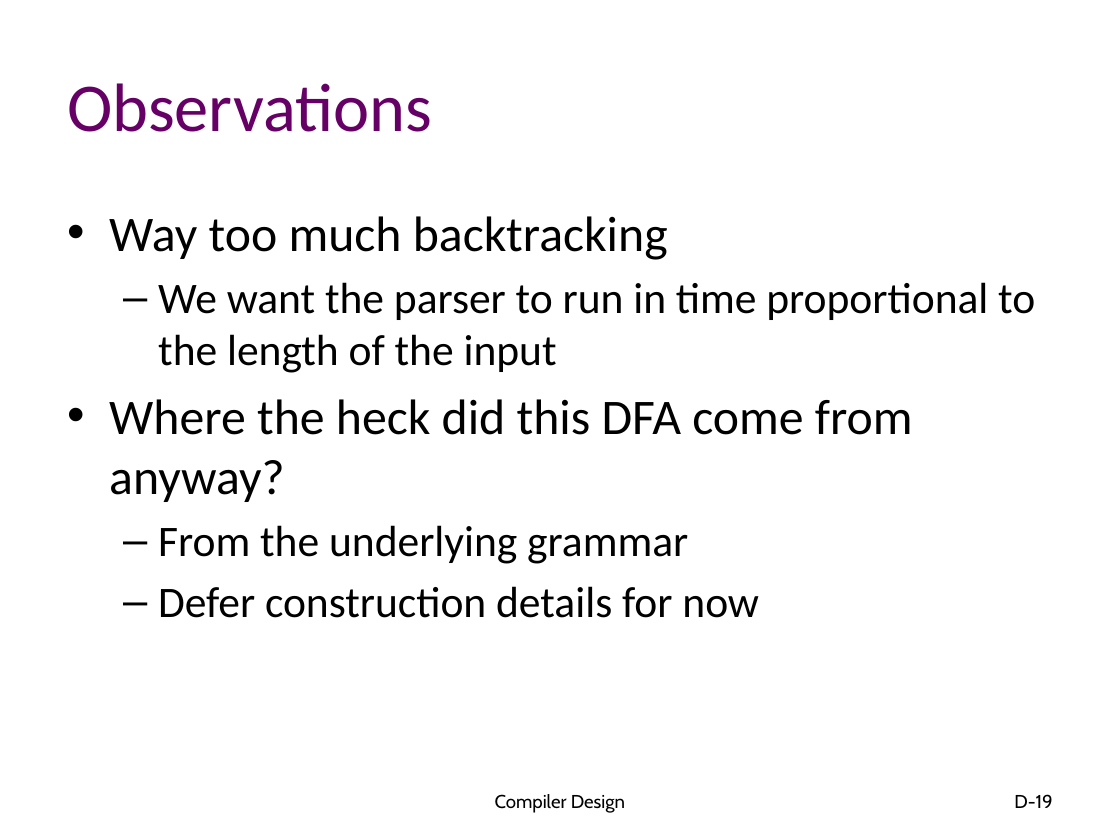
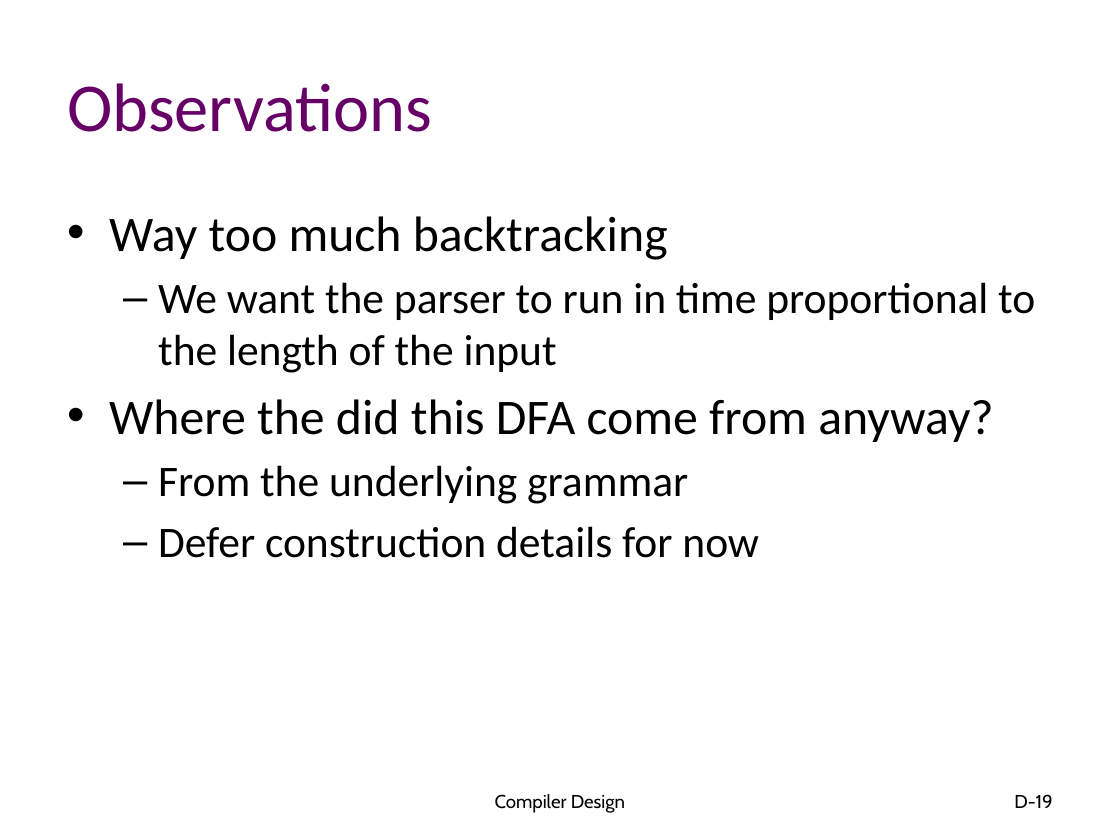
Before and after one commit to atu-se/atu.innomadic.com, a slide deck: slide 19 of courses/compilers/lectures/D-lr-parsing.pptx. Drawn at 1120x840 pixels with LibreOffice and Linux fonts; fonts in the diff are those of the drawing. Boxes give left, top, right and bottom in pixels: in the first picture for what was removed or moved away, otherwise in the second. Text is boxed around its words. In the diff, an @@ line names an element or a change of style, - is before the commit and + after.

```diff
--- a/courses/compilers/lectures/D-lr-parsing.pptx
+++ b/courses/compilers/lectures/D-lr-parsing.pptx
@@ text at [109,399,993,442]: text changed @@
-• Where the heck did this DFA come from anyway?
+• Where the did this DFA come from anyway?
```
Also in this commit, not shown: 3 other files.
